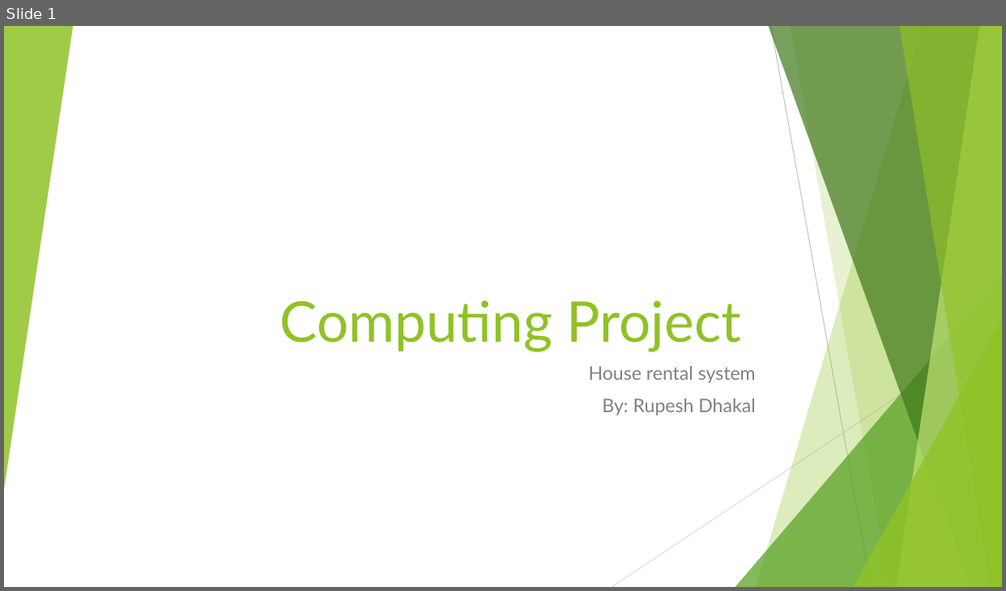
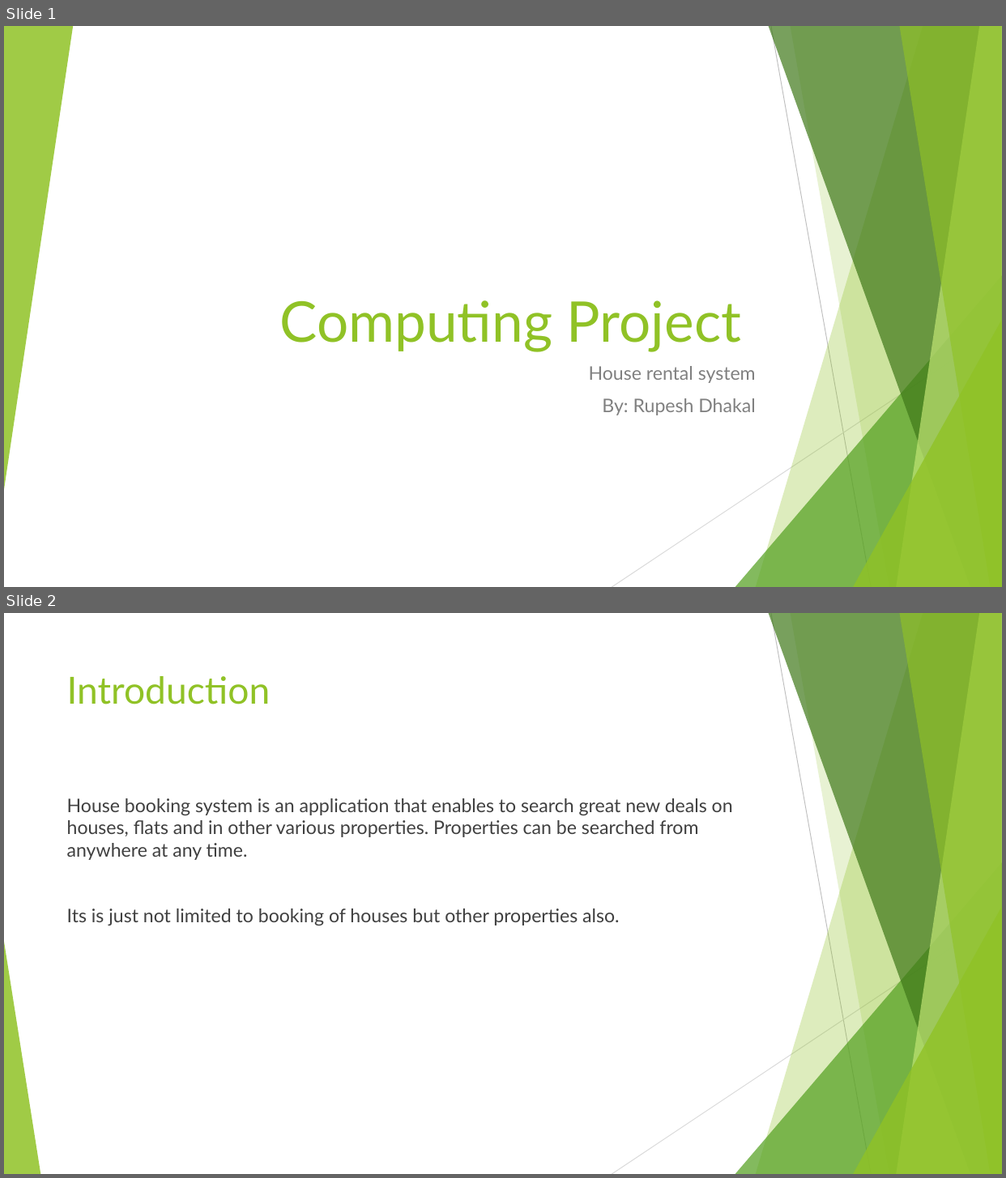
Before and after one commit to DhakalRupesh/HouseRental, a slide deck: HRS_PresentationSlide.pptx. Shown one above the other, each under a label of ours: slide 1 before the commit, slides 1 and 2 after it. The pictures are 1006x591 and 1006x1178 pixels, drawn with LibreOffice and Linux fonts; fonts in the diff are those of the drawing. Boxes give left, top, right and bottom in pixels: in the first picture for what was removed or moved away, otherwise in the second. Text is boxed around its words. In the diff, an @@ line names an element or a change of style, - is before the commit and + after.

```diff
--- a/HRS_PresentationSlide.pptx
+++ b/HRS_PresentationSlide.pptx
@@ slide 2 added at <box>4,613,1002,1174</box>, background #FFFFFF; not listed: 9 template elements that a slide beside it also shows @@
@@ title added at <box>67,676,270,705</box>, 36 pt, text #90C226 @@
+Introduction
@@ text added at <box>67,798,733,926</box>, 18 pt, text #404040 @@
+House booking system is an application that enables to search great new deals on houses, flats and in other various properties. Properties can be searched from anywhere at any time.
+Its is just not limited to booking of houses but other properties also.
@@ triangle added at <box>4,942,40,1174</box>, fill #90C226 at 85% opacity @@
```
Also in this commit, not shown: 1 slide changed, 1 other slide added, 1 slide removed, 4 other files.
